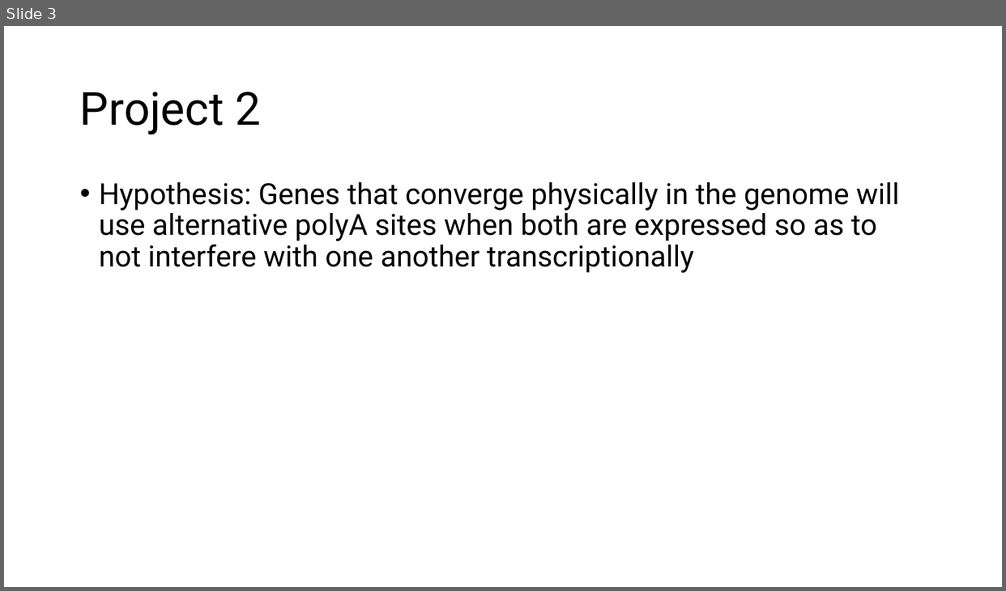
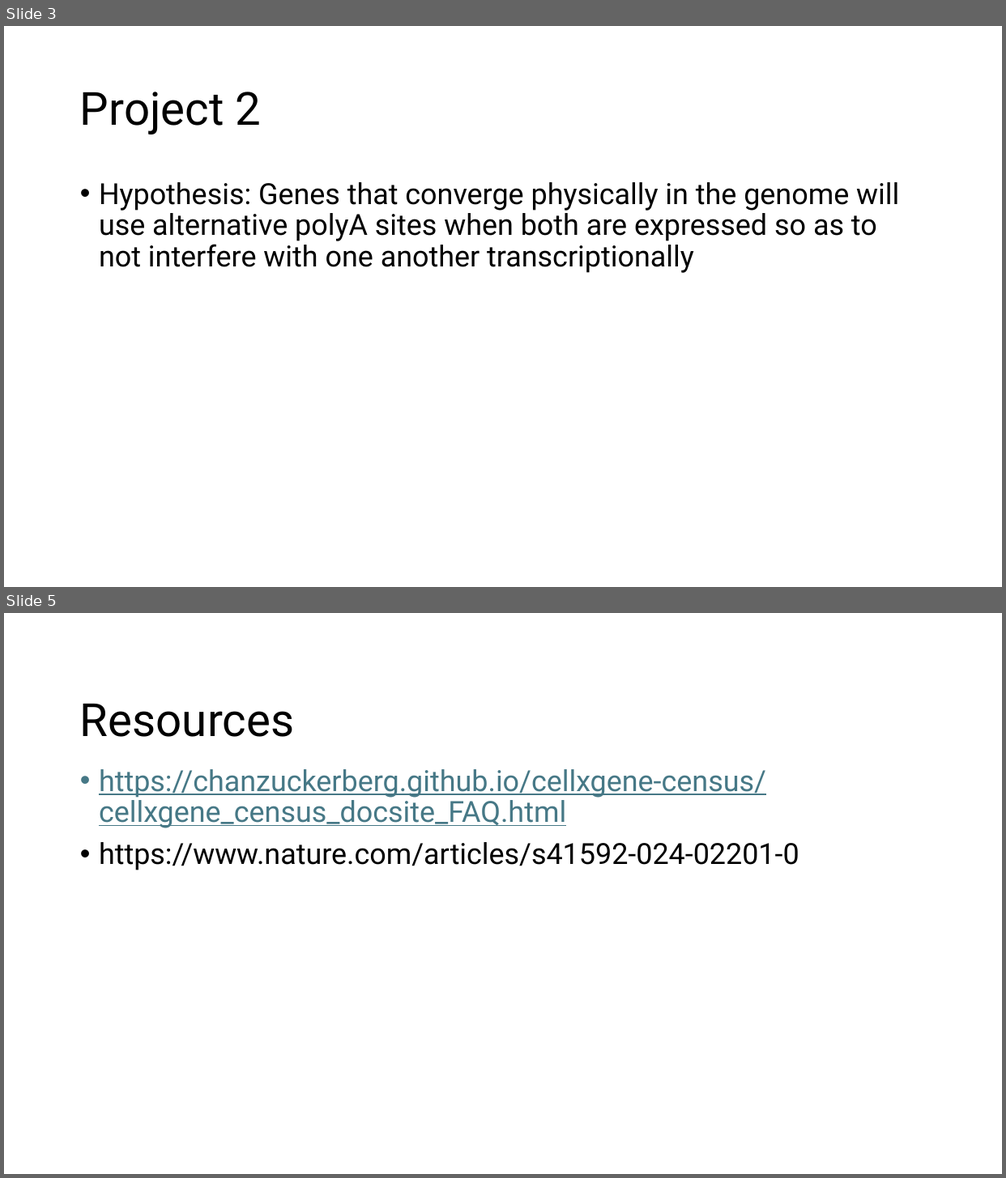
Before and after one commit to jordanskesner/generic-single-cell-pipeline, a slide deck: generic-single-cell-pipeline.pptx. Shown one above the other, each under a label of ours: slide 3 before the commit, slides 3 and 5 after it; the slides between them are not shown. The pictures are 1006x591 and 1006x1178 pixels, drawn with LibreOffice and Linux fonts; fonts in the diff are those of the drawing. Boxes give left, top, right and bottom in pixels: in the first picture for what was removed or moved away, otherwise in the second. Text is boxed around its words. In the diff, an @@ line names an element or a change of style, - is before the commit and + after.

```diff
--- a/generic-single-cell-pipeline.pptx
+++ b/generic-single-cell-pipeline.pptx
@@ slide 5 added at (4,613,1002,1174), background #FFFFFF @@
@@ title added at (80,704,294,737), 44 pt, text #000000 @@
+Resources
@@ text added at (99,769,799,871), 28 pt, text #467886, underline @@
+• https://chanzuckerberg.github.io/cellxgene-census/cellxgene_census_docsite_FAQ.html
+• https://www.nature.com/articles/s41592-024-02201-0
```
Also in this commit, not shown: 1 other slide added, 1 slide removed, 2 other files.
